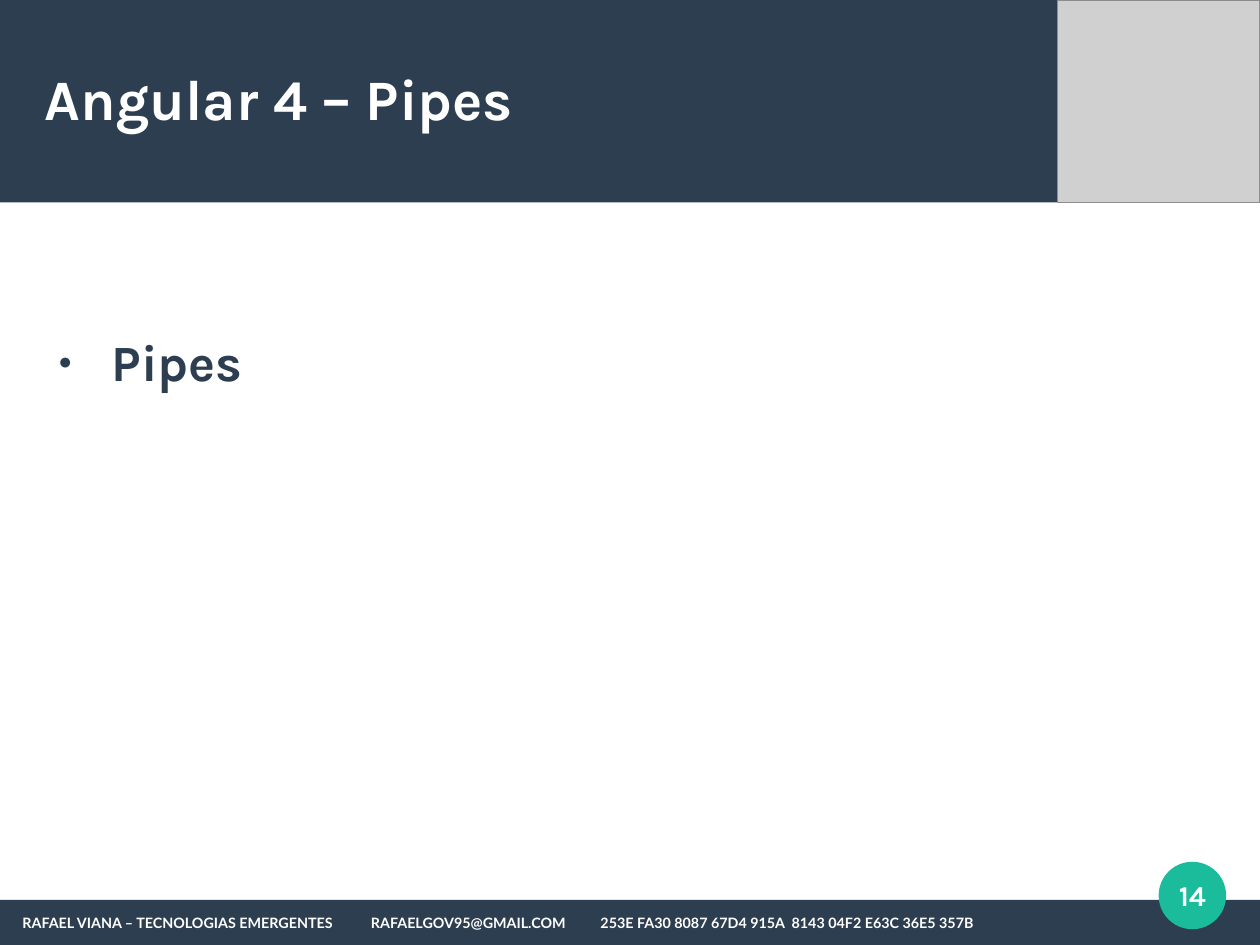
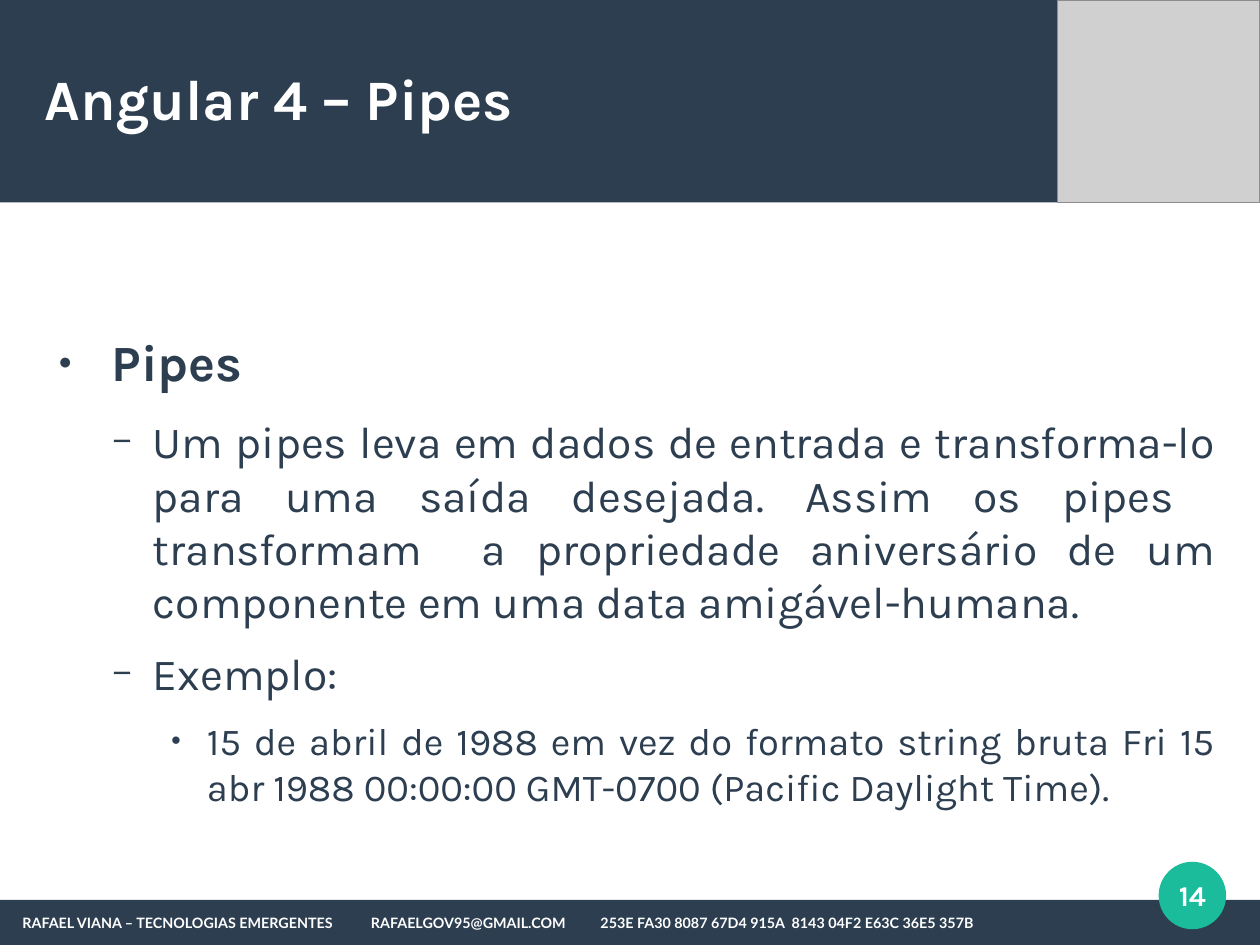
Before and after one commit to rafaelgov95/TE, a slide deck: slide 14 of Apresentação/Angular-4.odp. Drawn at 1260x945 pixels with LibreOffice and Linux fonts; fonts in the diff are those of the drawing; grey boxes stand for pictures. Boxes give left, top, right and bottom in pixels: in the first picture for what was removed or moved away, otherwise in the second. Text is boxed around its words. In the diff, an @@ line names an element or a change of style, - is before the commit and + after.

```diff
--- a/Apresentação/Angular-4.odp
+++ b/Apresentação/Angular-4.odp
@@ text at [153, 427, 1215, 811]: paragraphs added @@
+  − Um pipes leva em dados de entrada e transforma-lo para uma saída desejada. Assim os pipes transformam a propriedade aniversário de um componente em uma data amigável-humana.
+  − Exemplo:
+    ● 15 de abril de 1988 em vez do formato string bruta Fri 15 abr 1988 00:00:00 GMT-0700 (Pacific Daylight Time).
```
Also in this commit, not shown: 3 other slides changed, 1 other file.
